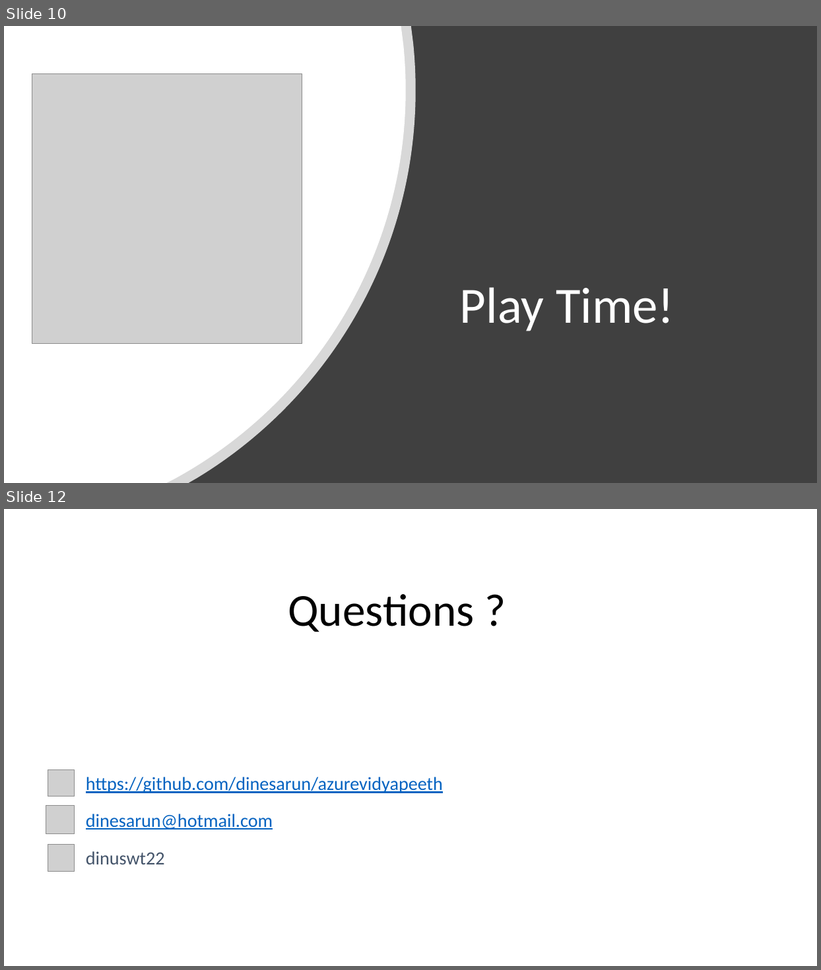
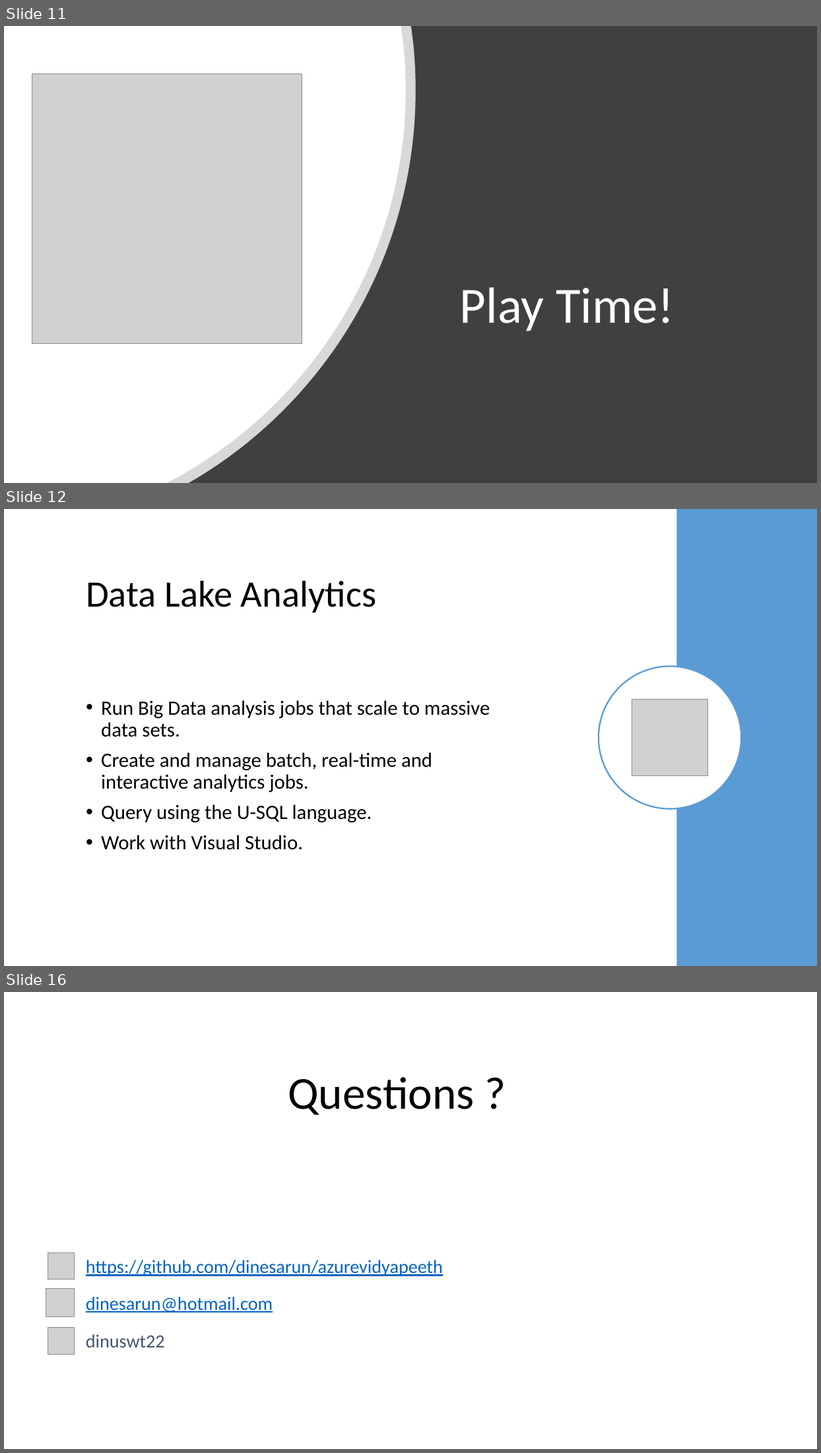
Before and after one commit to dinesarun/azurevidyapeeth, a slide deck: Feb26-AzureDataLake/AzureDataLake+Hadoop3.0.pptx. Shown one above the other, each under a label of ours: slides 10 and 12 before the commit, slides 11, 12 and 16 after it; the slides between them are not shown. The pictures are 821x970 and 821x1453 pixels, drawn with LibreOffice and Linux fonts; fonts in the diff are those of the drawing; grey boxes stand for pictures; background and template pictures are left out. Boxes give left, top, right and bottom in pixels: in the first picture for what was removed or moved away, otherwise in the second. Text is boxed around its words. In the diff, an @@ line names an element or a change of style, - is before the commit and + after.

```diff
--- a/Feb26-AzureDataLake/AzureDataLake+Hadoop3.0.pptx
+++ b/Feb26-AzureDataLake/AzureDataLake+Hadoop3.0.pptx
@@ slide 12 added at (4, 509, 817, 966), background #FFFFFF @@
@@ rectangle added at (677, 509, 817, 966), fill #5B9BD5 @@
@@ title added at (86, 580, 376, 613), 44 pt, text #000000 @@
+Data Lake Analytics
@@ ellipse added at (599, 666, 741, 809), fill #FFFFFF, outline #5B9BD5 1.75 pt @@
@@ text added at (101, 700, 490, 850), 24 pt, text #000000 @@
+• Run Big Data analysis jobs that scale to massive data sets.
+• Create and manage batch, real-time and interactive analytics jobs.
+• Query using the U-SQL language.
+• Work with Visual Studio.
@@ picture added at (632, 700, 708, 776) @@
@@ what was slide 10 is now slide 11 @@
@@ what was slide 12 is now slide 16 @@
```
Also in this commit, not shown: 2 slides changed, 3 other slides added.
